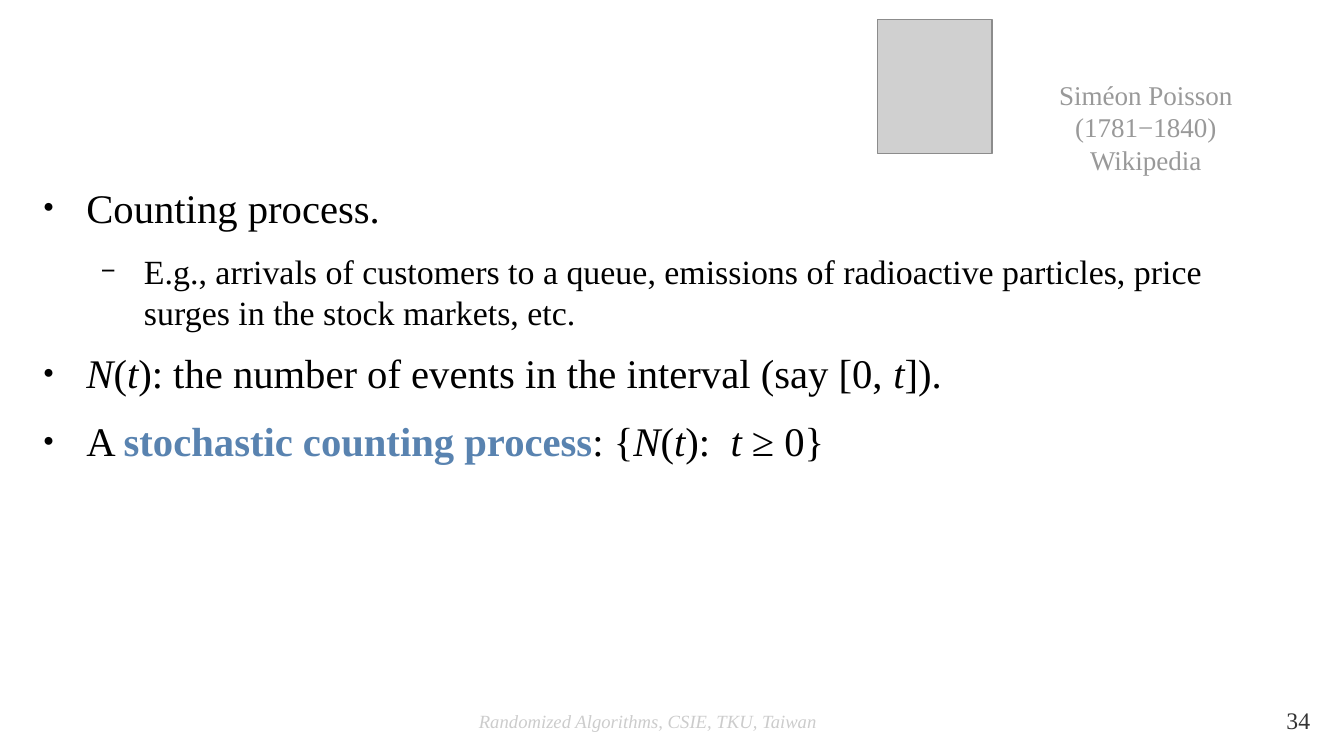
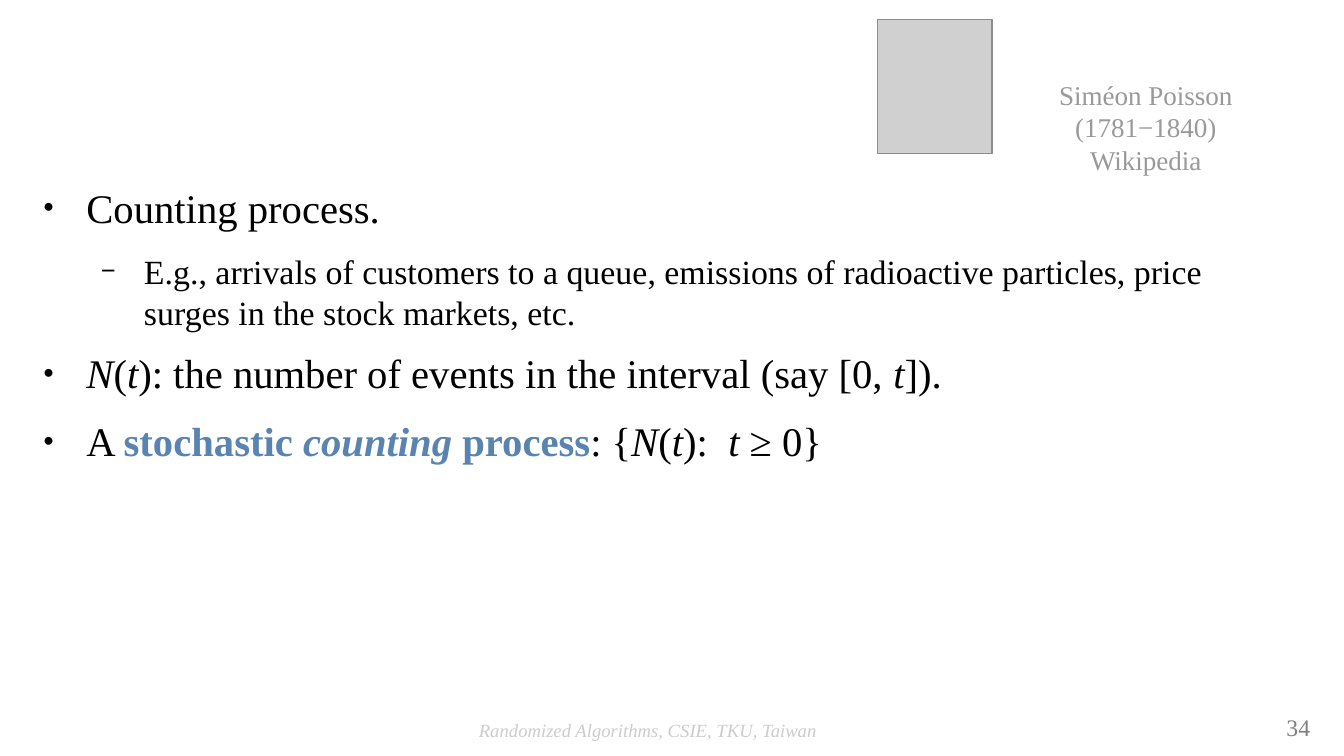
Before and after one commit to josephcclin/josephcclin.github.io, a slide deck: slide 34 of courses/rand_alg/slides/ra_lect_continuous_distributions_and_Poisson_process.odp. Drawn at 1344x756 pixels with LibreOffice and Linux fonts; fonts in the diff are those of the drawing; grey boxes stand for pictures; background and template pictures are left out. Boxes give left, top, right and bottom in pixels: in the first picture for what was removed or moved away, otherwise in the second. Text is boxed around its words. In the diff, an @@ line names an element or a change of style, - is before the commit and + after.

Commit message:
Poisson processes updated

```diff
--- a/courses/rand_alg/slides/ra_lect_continuous_distributions_and_Poisson_process.odp
+++ b/courses/rand_alg/slides/ra_lect_continuous_distributions_and_Poisson_process.odp
@@ text at (86,427,822,464): italic on in "counting" @@
@@ text "Randomized Algorithms, CSIE, TKU, Taiwan" at (479,724,816,741): vertical alignment top to middle @@
@@ page number at (1286,720,1310,736): text colour #333333 to #808080; vertical alignment top to middle @@
```
Also in this commit, not shown: 57 other slides changed, 1 other file.
